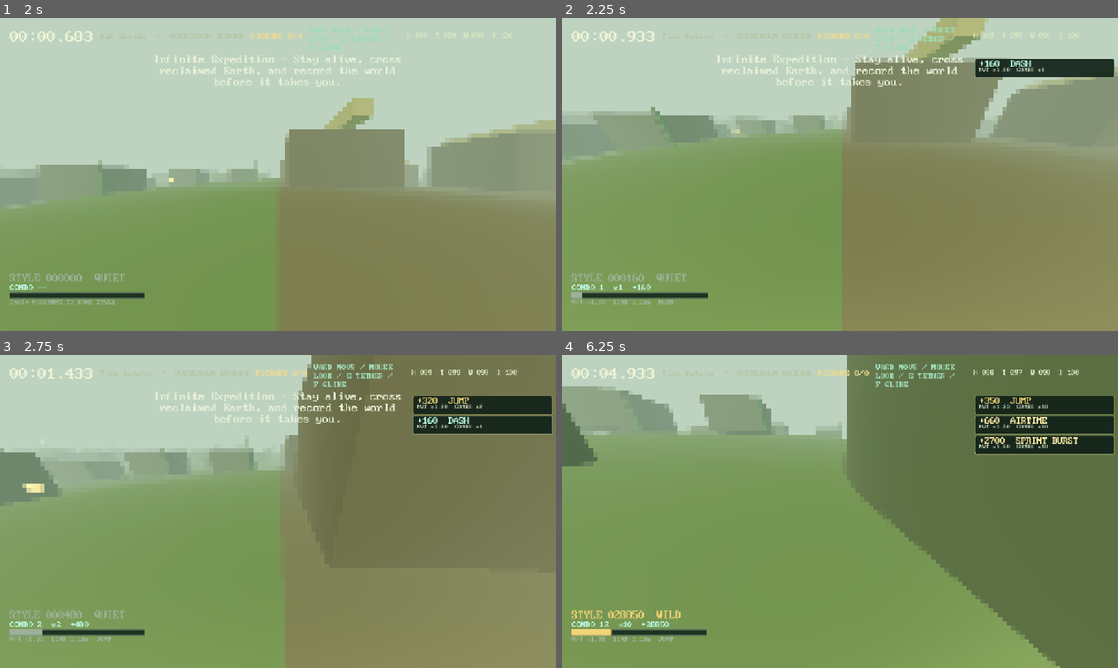
Above: before the commit, frames 1-4 (two rows, left to right).
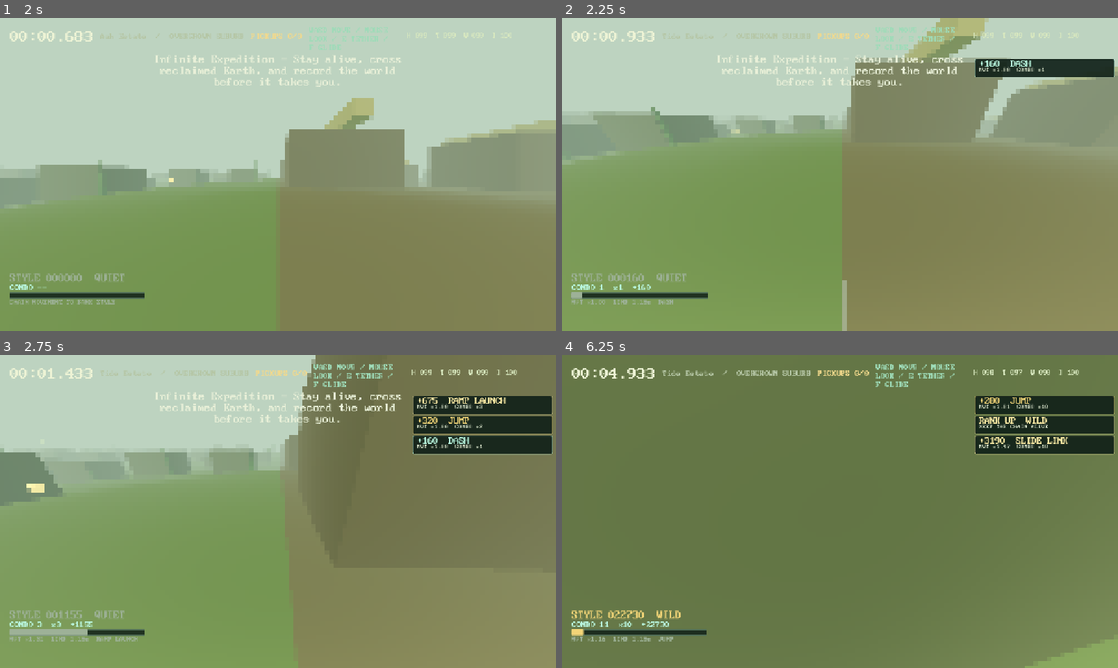
Above: after the commit, the same moments.

Repository: gongahkia/hot-cross-buns
Game: Godot game, scene res://scenes/main.tscn
Same seed, same stepped clock (60 frames per second), same inputs: the game is played once before the commit and once after it.
Inputs (mouse positions are in pixels of both pictures, inside the frame that each line leads up to):
- Up to frame 1 (2 s): click "Choose a journey" at 0.5 s; click "Infinite Expedition SURVIVAL …" at 1.25 s
- Up to frame 2 (2.25 s): tap Enter at 2 s; move the mouse to (834, 180) at 2.02 s; hold W (move_forward) from 2.03 s (still down); tap Shift (dash) at 2.1 s; click (834, 180) at 2.17 s
- Up to frame 3 (2.75 s): keep holding W (move_forward); tap Space (jump) at 2.27 s
- Up to frame 4 (6.25 s): move the mouse to (878, 514) at 2.77 s; tap F (glide) at 2.85 s; tap Space (jump) at 3.02, 4.52, 5.27, 6.02 s; move the mouse to (795, 508) at 3.52 s; hold E (grapple) 3.53-4.28 s; move the mouse to (845, 511) at 4.27 s; release W (move_forward) at 4.28 s; hold A (move_left) 4.28-5.03 s; tap Q (slam) at 4.35 s; click (845, 511) at 4.42 s; move the mouse to (817, 505) at 5.02 s; hold C (slide) 5.03-5.78 s; hold W (move_forward) from 5.03 s (still down); move the mouse to (867, 511) at 5.77 s; tap Ctrl (sprint) at 5.85 s

Frame 1 is identical in both runs. In frame 2, 0.1% of the frame differs, in the area x 50-52%, y 83-100%; in frame 3, 2.4%; in frame 4, 63%, in the area x 0-100%, y 0-100%.

Commit message:
Add collision mesh LOD

Diff:
--- /dev/null
+++ b/scripts/world_collision_lod.gd
@@ -0,0 +1,4 @@
+class_name WorldCollisionLod
+extends RefCounted
+
+static func grid_for_distance(distance_chunks:float)->int:return 16 if distance_chunks<=1.0 else 8 if distance_chunks<=2.0 else 4
--- /dev/null
+++ b/scripts/world_collision_lod_test.gd
@@ -0,0 +1,15 @@
+extends SceneTree
+const LOD=preload("res://scripts/world_collision_lod.gd")
+const MESH=preload("res://scripts/world_collision_mesh.gd")
+const GENERATOR=preload("res://scripts/world_generator.gd")
+var failed:=false
+func _expect(condition:bool,message:String)->void:
+	if not condition:failed=true;push_error(message)
+func _initialize()->void:
+	_expect(LOD.grid_for_distance(0.0)==16 and LOD.grid_for_distance(1.5)==8 and LOD.grid_for_distance(3.0)==4,"collision LOD thresholds drifted")
+	var generator:=GENERATOR.new(4242)
+	for grid in [16,8,4]:
+		var shape:=MESH.heightmap(generator,GENERATOR.CHUNK_SIZE,3,-2,grid)
+		_expect(shape.map_width==grid+1 and shape.map_depth==grid+1,"collision map dimensions drifted")
+		_expect(shape.map_data.size()==(grid+1)*(grid+1),"collision map data size drifted")
+	quit(1 if failed else 0)
--- /dev/null
+++ b/scripts/world_collision_mesh.gd
@@ -0,0 +1,12 @@
+class_name WorldCollisionMesh
+extends RefCounted
+
+static func heightmap(generator,chunk_size:float,chunk_x:int,chunk_z:int,grid:int)->HeightMapShape3D:
+	var shape:=HeightMapShape3D.new();shape.map_width=grid+1;shape.map_depth=grid+1
+	var step:=chunk_size/float(grid);var heights:=PackedFloat32Array()
+	for z in range(grid+1):
+		for x in range(grid+1):
+			var sample:Dictionary=generator.sample(float(chunk_x)*chunk_size+float(x)*step,float(chunk_z)*chunk_size+float(z)*step)
+			heights.append(float(sample.elevation)/step)
+	shape.map_data=heights
+	return shape
--- a/scripts/world_streamer.gd
+++ b/scripts/world_streamer.gd
@@ -11,6 +11,8 @@
 const CHUNK_SCHEDULER := preload("res://scripts/world_chunk_scheduler.gd")
 const CHUNK_CACHE := preload("res://scripts/world_chunk_cache.gd")
 const RENDER_LOD := preload("res://scripts/world_render_lod.gd")
+const COLLISION_LOD := preload("res://scripts/world_collision_lod.gd")
+const COLLISION_MESH := preload("res://scripts/world_collision_mesh.gd")
 
 const GRID := 16
 const ACTIVE_RADIUS := 2
@@ -104,8 +106,9 @@
 	root.position = origin.local_chunk_position(Vector2i(chunk_x, chunk_z))
 	root.set_meta("descriptor", descriptor)
 	add_child(root)
-	var distance:=Vector2(float(chunk_x-current_center.x),float(chunk_z-current_center.y)).length();var render_grid:=RENDER_LOD.grid_for_distance(distance)
+	var distance:=Vector2(float(chunk_x-current_center.x),float(chunk_z-current_center.y)).length();var render_grid:=RENDER_LOD.grid_for_distance(distance);var collision_grid:=COLLISION_LOD.grid_for_distance(distance)
 	root.set_meta("render_grid",render_grid)
+	root.set_meta("collision_grid",collision_grid)
 	var mesh := _terrain_mesh(chunk_x, chunk_z, str(descriptor.biome), str(descriptor.region.family),render_grid)
 	var terrain := StaticBody3D.new()
 	terrain.name = "Terrain"
@@ -114,8 +117,8 @@
 	visual.material_override = _terrain_material(str(descriptor.biome), str(descriptor.region.family))
 	terrain.add_child(visual)
 	var collision := CollisionShape3D.new()
-	collision.shape = _terrain_collision(chunk_x, chunk_z)
-	var step := GENERATOR.CHUNK_SIZE / float(GRID)
+	collision.shape = COLLISION_MESH.heightmap(generator, GENERATOR.CHUNK_SIZE, chunk_x, chunk_z, collision_grid)
+	var step := GENERATOR.CHUNK_SIZE / float(collision_grid)
 	collision.position = Vector3(GENERATOR.CHUNK_SIZE * 0.5, 0.0, GENERATOR.CHUNK_SIZE * 0.5)
 	collision.scale = Vector3(step, step, step)
 	terrain.add_child(collision)
@@ -139,18 +142,6 @@
 	var mesh := surface.commit()
 	mesh.resource_name = biome + "_" + family
 	return mesh
-
-func _terrain_collision(chunk_x: int, chunk_z: int) -> HeightMapShape3D:
-	var shape := HeightMapShape3D.new()
-	shape.map_width = GRID + 1
-	shape.map_depth = GRID + 1
-	var step := GENERATOR.CHUNK_SIZE / float(GRID)
-	var heights := PackedFloat32Array()
-	for z in range(GRID + 1):
-		for x in range(GRID + 1):
-			heights.append(_vertex(chunk_x, chunk_z, x, z, step).y / step)
-	shape.map_data = heights
-	return shape
 
 func _vertex(chunk_x: int, chunk_z: int, x: int, z: int, step: float) -> Vector3:
 	var local_x := float(x) * step
Not shown, added: docs/collision-mesh-lod.md
